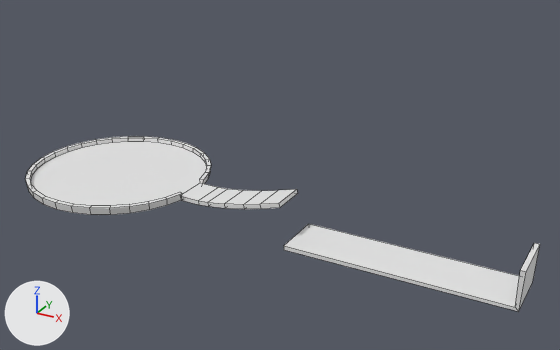
One commit to the FBX model Content/Geometry/Stage.fbx: the scene before it, then after it.
The view is the same before and after, from a 50 mm camera at (112.2, -127.2, 71.9) aimed at (28.1, 25.8, -4.7). The axes (+X, +Y, +Z) are drawn at lower left. The lights are the same throughout. Mesh edges are drawn as thin lines. Where no turn or scale is listed for an object, it has been applied to the vertices.
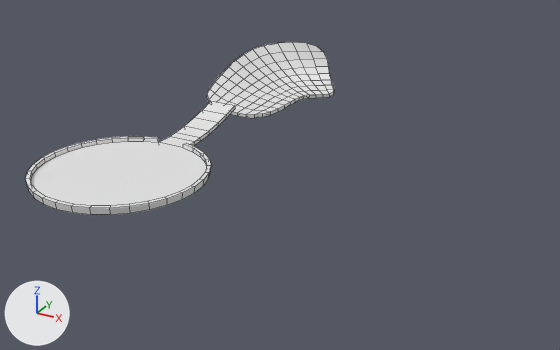
Where the newer file only moved an object's origin or applied its transform, the numbers keep the older frame.

What the commit changed:
me_cylinder_001 is used by ob_cylinder; location (0.0, 0.0, 0.0).
me_cylinder_001 had 160 vertices, 129 faces and spanned x -21.0..93.6, y -21.0..21.0, z -5.4..3.9.
me_cylinder_001 now has 148 vertices, 119 faces and spans x -21.0..21.0, y -21.0..44.4, z -1.0..3.9.
me_cylinder_001 part 1: the loose piece of 12 vertices spanning x 46.2..93.6, y -5.6..5.5, z -5.4..3.1 is deleted.
Part 2, on me_cylinder_001:
36 vertices are removed from x -4.1..44.4, y -4.2..21.0, z -1.0..3.9.
43 faces are deleted.
24 vertices are added at x -4.2..21.0, y -4.1..44.4, z -1.0..3.9.
12 new vertices lie (7.8, 0.0, 0.0) away from vertices in x -3.9, y 24.4..44.4, z -1.0..3.9.
43 new faces join them.
Mesh me_plane_001 is new.
It has 234 vertices, 232 faces and spans x -12.4..17.5, y 48.5..89.6, z -1.0..12.0.
Object 'Plane' (ob_plane) is new; it shows me_plane_001.
Its location is (0.0, 0.0, 0.0).

Where the change shows, as pixel boxes (x1, y1, x2, y2) in the pictures (560 x 350 px; the box of a moved part takes in the faces that stretch with it):
'Cylinder', reshaped (59% narrower, 35% shorter)
    before: (25, 136, 540, 312)
    after: (25, 101, 235, 215)
'Plane', added
    after: (207, 42, 334, 118)
part 1 of me_cylinder_001, deleted
    before: (284, 224, 540, 312)
part 2 of me_cylinder_001, moved or reshaped
    before: (31, 136, 298, 209)
    after: (31, 101, 235, 206)
